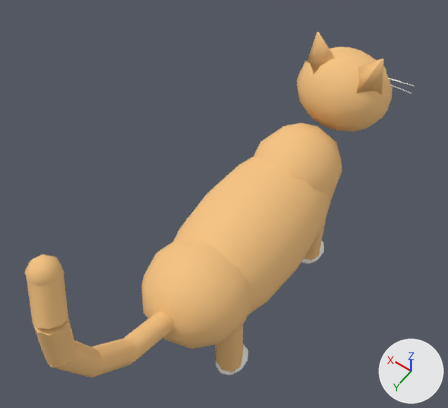
Renders of the FBX model Assets/Models/ThaiBobaShop/SM_Cat.fbx from each side of a commit.
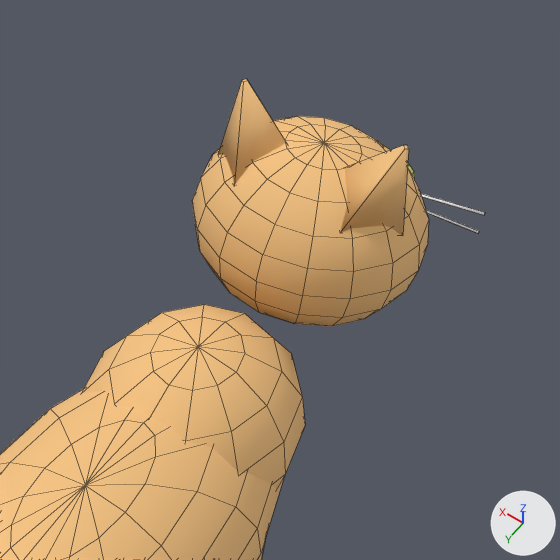
Old and new are each drawn whole from a camera (50 mm lens) standing at (-0.281, 0.464, 0.948) and looking at (0.034, 0.022, 0.254) and again close up on the part from 49% to 99% of the width and 0% to 55% of the height. Lighting does not change. The marker at lower right points along +X, +Y and +Z. The older version's two pictures come first. The close-ups show mesh edges as thin lines. Where no turn or scale is listed for an object, it has been applied to the vertices. Vertices at exactly the same position are counted once.

Names of what the first close-up shows: 'Cat_Body', 'Cat_Head'.
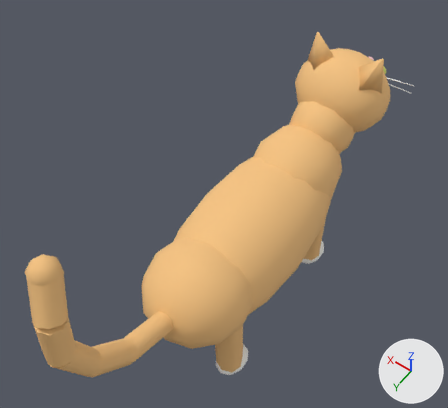
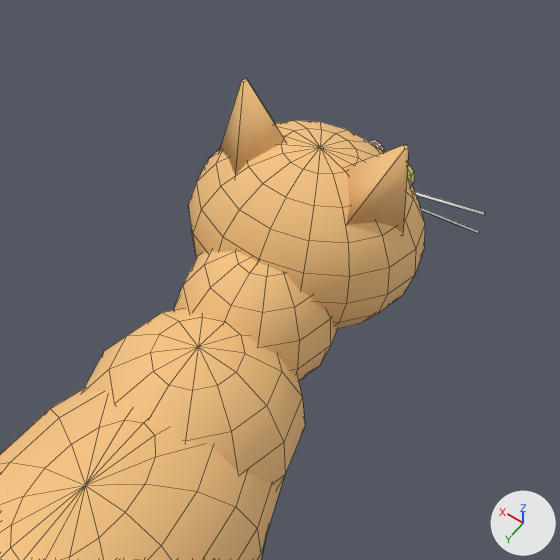
The change, as JSON lines over the scene's bpy script:
```json
{"block": "me_cat_head", "where": "# used by ob_cat_head; location = (0.0, -0.19, 0.25)"}
{"op": "remove", "block": "me_cat_head", "code": "me_cat_head.from_pydata(...)  # 494 vertices, 540 faces; spans x -0.085..0.085, y -0.162..0.002, z -0.028..0.127"}
{"op": "add", "block": "me_cat_head", "code": "me_cat_head.from_pydata(...)  # 632 vertices, 696 faces; spans x -0.085..0.085, y -0.162..0.05, z -0.079..0.127"}
{"block": "me_cat_head", "change": "me_cat_head part 1: a new loose piece, a UV sphere (12 segments, 8 rings, poles along z) spanning x -0.052..0.052, y -0.07..0.05, z -0.055..0.055, in mat_m_cat_fur (beige #f6c481)"}
{"block": "me_cat_head", "change": "me_cat_head part 2: the loose piece of 146 vertices spanning x -0.077..0.077, y -0.131..0.002, z -0.028..0.098 is moved by (0.0, 0.005, 0.0)"}
{"block": "me_cat_head", "change": "other edits to the shape of me_cat_head do not show in these pictures"}
```

Where the change shows, as pixel boxes (x1, y1, x2, y2) in the close-ups (560 x 560 px; the box of a moved part takes in the faces that stretch with it):
```json
{"object": "Cat_Head", "change": "reshaped", "before": [192, 79, 485, 326], "after": [174, 79, 485, 381], "on screen": "6% wider, 22% taller"}
{"part": 1, "of": "me_cat_head", "change": "added", "after": [174, 251, 337, 381], "on screen": "beige"}
{"part": 2, "of": "me_cat_head", "change": "moved or reshaped", "before": [192, 116, 429, 326], "after": [188, 120, 425, 329]}
```
